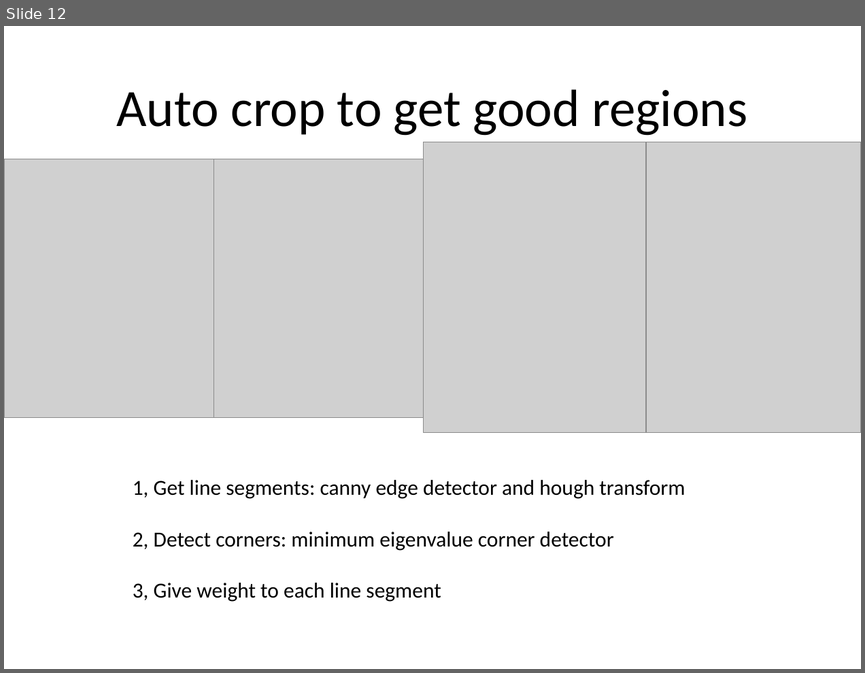
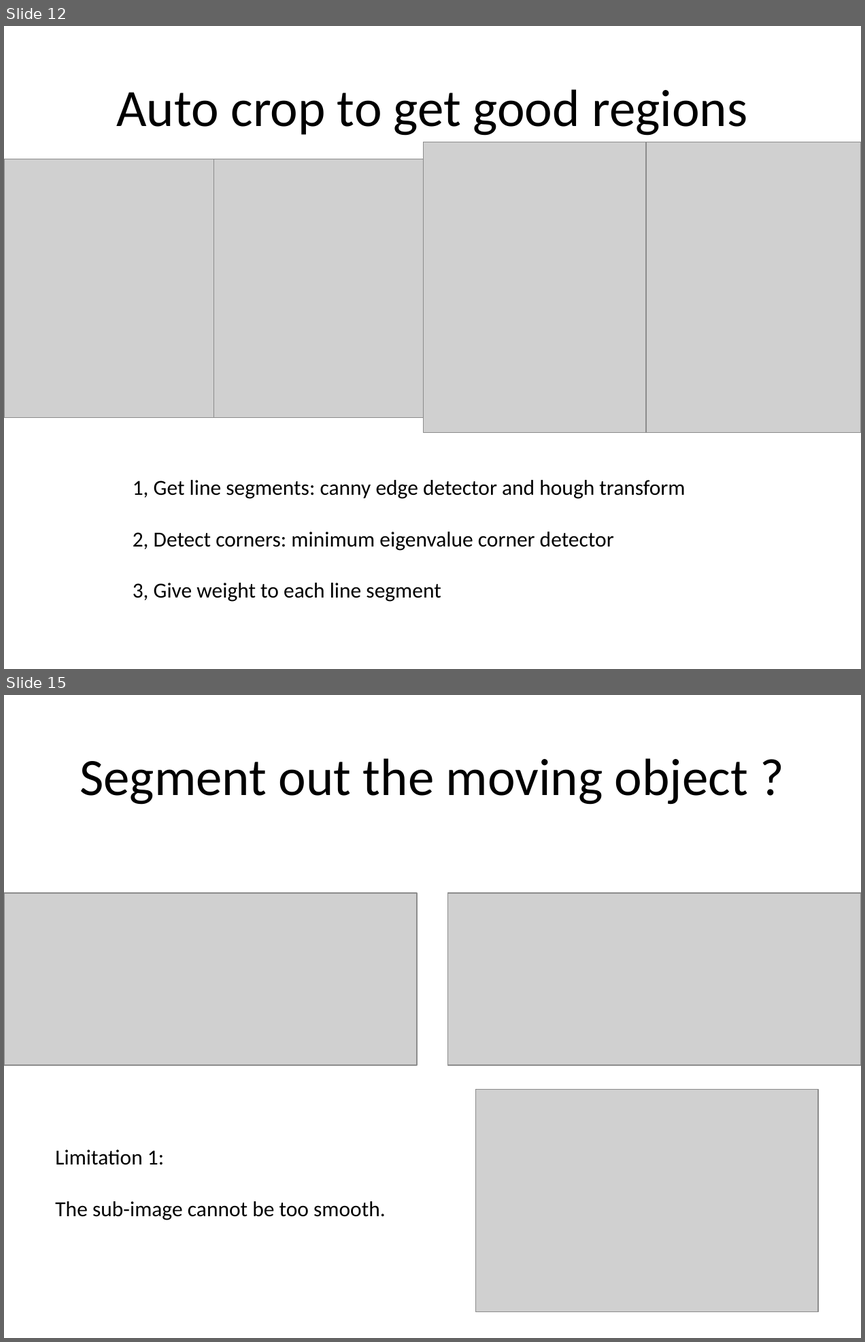
Before and after one commit to georgehwong/ECE590-03IMG, a slide deck: Paper_Presentation_pdf/presentation/ECE 590_Team 3_Presentation_final.pptx. Shown one above the other, each under a label of ours: slide 12 before the commit, slides 12 and 15 after it; the slides between them are not shown. The pictures are 865x673 and 865x1342 pixels, drawn with LibreOffice and Linux fonts; fonts in the diff are those of the drawing; grey boxes stand for pictures. Boxes give left, top, right and bottom in pixels: in the first picture for what was removed or moved away, otherwise in the second. Text is boxed around its words. In the diff, an @@ line names an element or a change of style, - is before the commit and + after.

```diff
--- a/Paper_Presentation_pdf/presentation/ECE 590_Team 3_Presentation_final.pptx
+++ b/Paper_Presentation_pdf/presentation/ECE 590_Team 3_Presentation_final.pptx
@@ slide 15 added at (4, 695, 861, 1338), background #FFFFFF @@
@@ title added at (79, 758, 748, 804), 44 pt, text #000000 @@
+Segment out the moving object ?
@@ picture added at (4, 893, 417, 1065) @@
@@ picture added at (448, 893, 861, 1065) @@
@@ picture added at (476, 1089, 818, 1312) @@
@@ text added at (55, 1149, 385, 1220), 18 pt, text #000000 @@
+Limitation 1:
+The sub-image cannot be too smooth.
```
Also in this commit, not shown: 1 slide changed, 2 other slides added, 1 slide removed.
